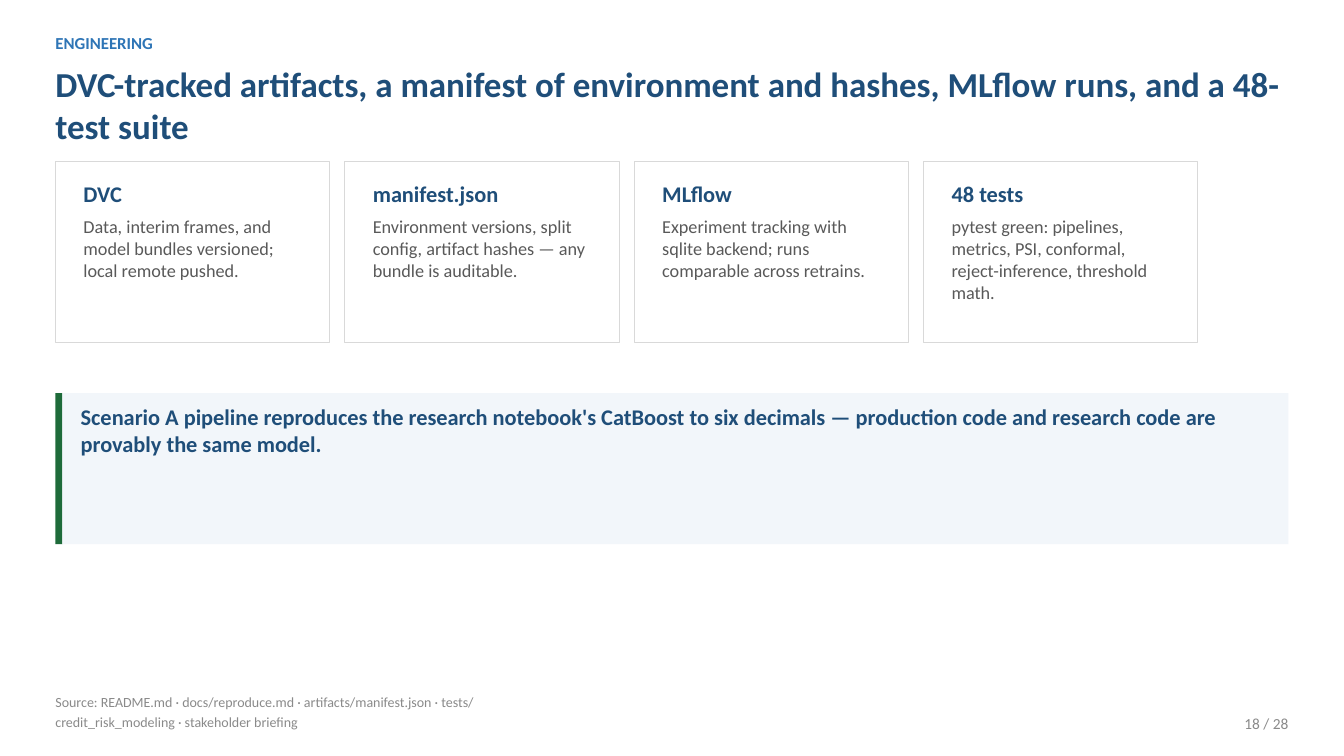
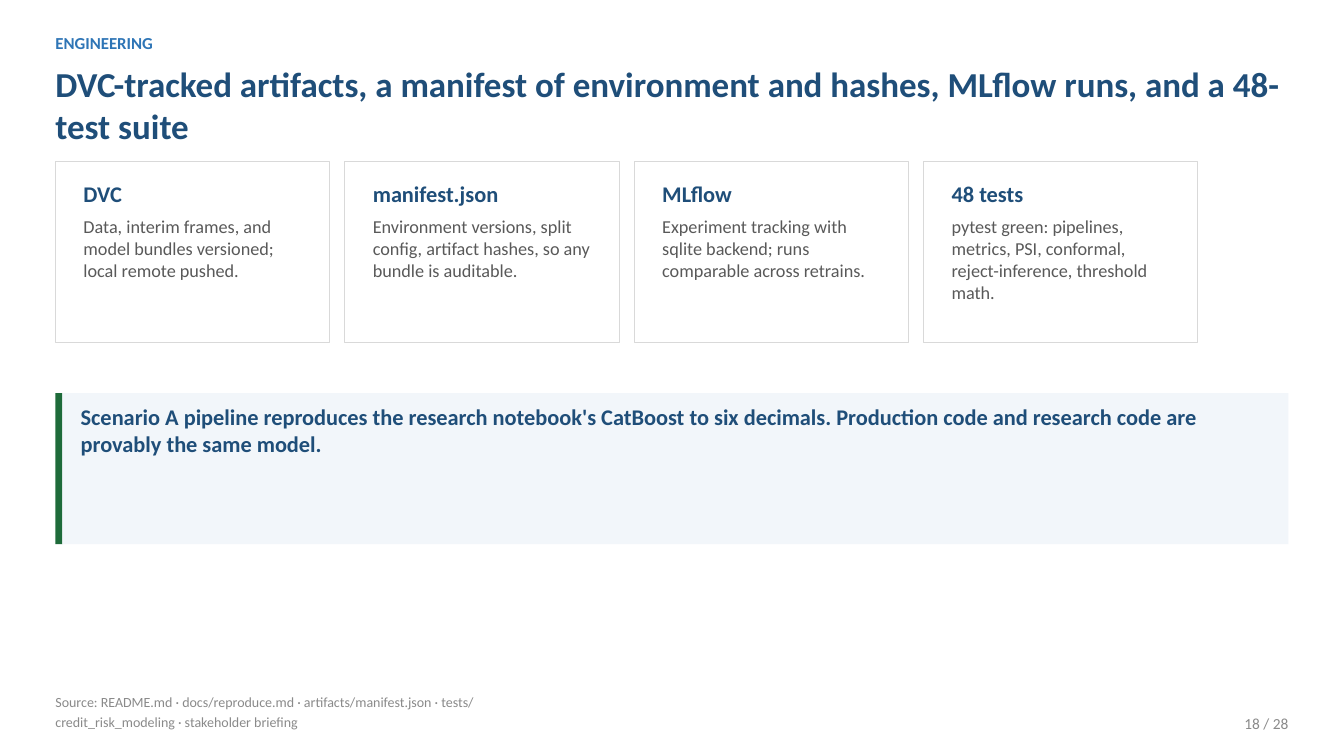
Before and after one commit to tommyalba/credit_risk_idx-partners, a slide deck: slide 18 of presentations/stakeholder_deck.pptx. Drawn at 1344x756 pixels with LibreOffice and Linux fonts; fonts in the diff are those of the drawing. Boxes give left, top, right and bottom in pixels: in the first picture for what was removed or moved away, otherwise in the second. Text is boxed around its words. In the diff, an @@ line names an element or a change of style, - is before the commit and + after.

```diff
--- a/presentations/stakeholder_deck.pptx
+++ b/presentations/stakeholder_deck.pptx
@@ text at <box>373,220,590,277</box>: text changed @@
-Environment versions, split config, artifact hashes — any bundle is auditable.
+Environment versions, split config, artifact hashes, so any bundle is auditable.
@@ text at <box>81,409,1196,456</box>: text changed @@
-Scenario A pipeline reproduces the research notebook's CatBoost to six decimals — production code and research code are provably the same model.
+Scenario A pipeline reproduces the research notebook's CatBoost to six decimals. Production code and research code are provably the same model.
```
Also in this commit, not shown: 23 other slides changed, 2 other files.
